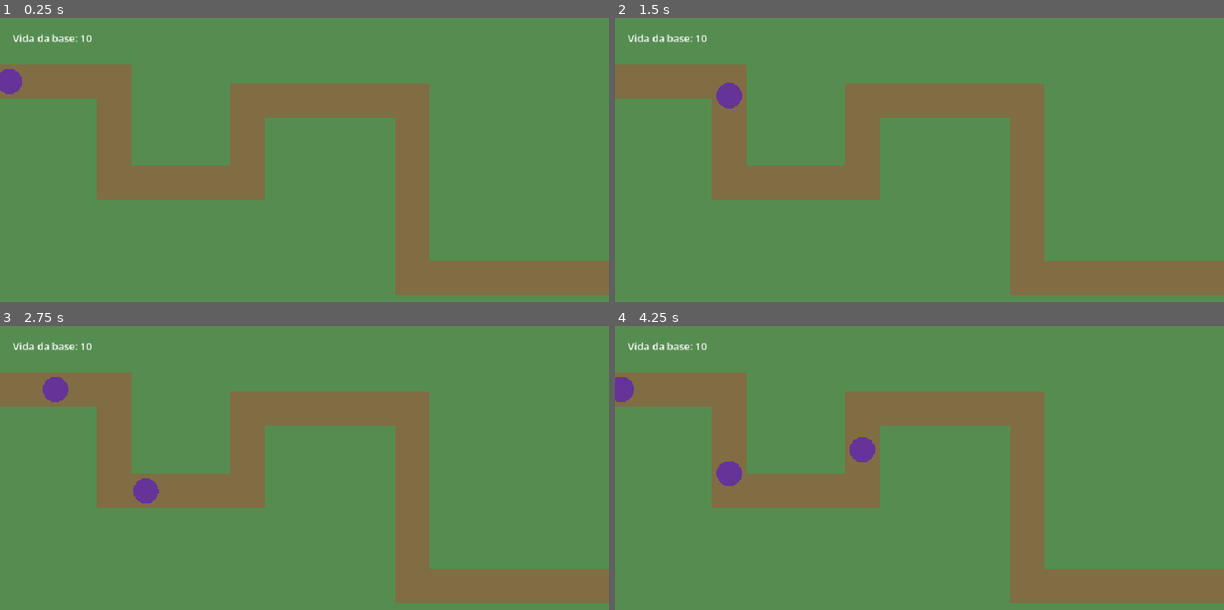
Above: before the commit, frames 1-4 (two rows, left to right).
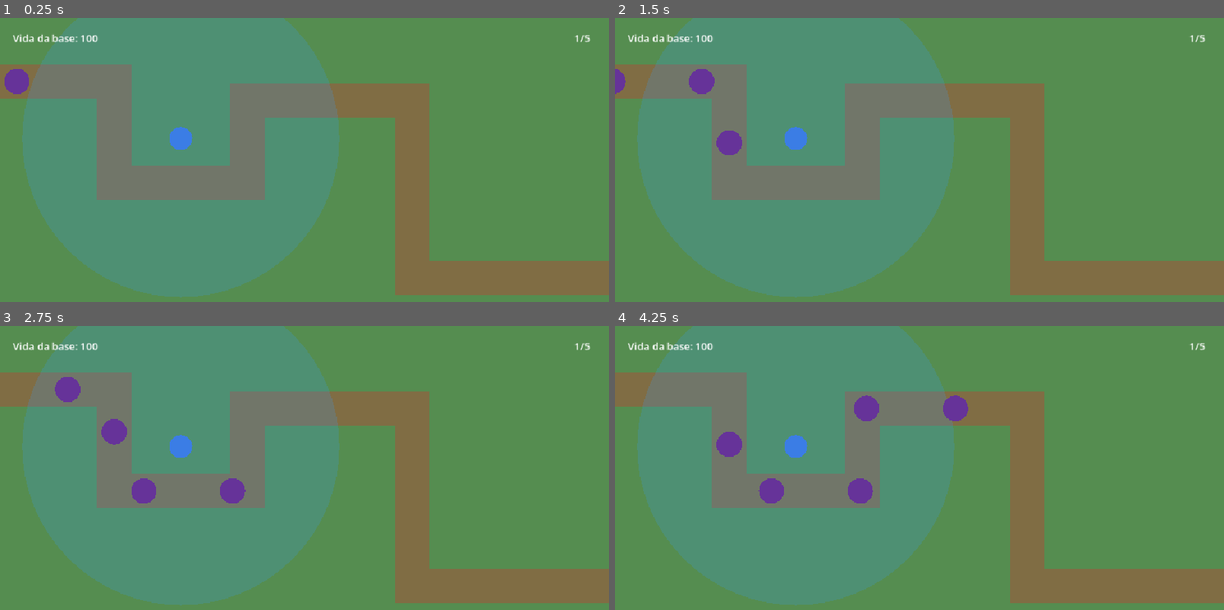
Above: after the commit, the same moments.

Repository: artdroids11/Tower-Defense-Godot-2D
Game: Godot game, scene res://main.tscn
The game is run twice, just before and just after one commit, with the same random seed, the same clock (stepped at 60 frames per second) and the same inputs. Before the commit the project has no main scene; this scene is started directly in both runs.
Inputs:
- Up to frame 1 (0.25 s): no input
- Up to frame 2 (1.5 s): no input
- Up to frame 3 (2.75 s): no input
- Up to frame 4 (4.25 s): no input

The runs differ from the first frame. In frame 1, 43% of the frame differs, in the area x 0-97%, y 0-99%; in frame 2, 43%; in frame 3, 42%; in frame 4, 43%.

Commit message:
Atualização do projeto: Implementação da Primeira Torre

Diff:
--- a/main.tscn
+++ b/main.tscn
@@ -1,7 +1,7 @@
 [gd_scene format=3 uid="uid://ckyro6se7irgx"]
 
 [ext_resource type="Script" uid="uid://dogk0qftcjlct" path="res://scripts/main.gd" id="1_ig7tw"]
-[ext_resource type="PackedScene" uid="uid://cisvoc7dd5hko" path="res://scenes/enemy.tscn" id="2_h2yge"]
+[ext_resource type="PackedScene" uid="uid://b14k3gjpt0awq" path="res://scenes/tower.tscn" id="2_0xm2m"]
 
 [node name="Main" type="Node2D" unique_id=1468530935]
 script = ExtResource("1_ig7tw")
@@ -10,8 +10,7 @@
 
 [node name="Path" type="Line2D" parent="." unique_id=1361094873]
 
-[node name="Enemy" parent="." unique_id=15578825 instance=ExtResource("2_h2yge")]
-position = Vector2(-20, 100)
+[node name="Tower" parent="." unique_id=663019341 instance=ExtResource("2_0xm2m")]
 
 [node name="CanvasLayer" type="CanvasLayer" parent="." unique_id=1791099738]
 
@@ -20,7 +19,19 @@
 offset_top = 20.0
 offset_right = 145.0
 offset_bottom = 43.0
-text = "Vida da base: 10"
+text = "Vida da base: 100"
+
+[node name="Waves" type="Label" parent="CanvasLayer" unique_id=1629436128]
+anchors_preset = 1
+anchor_left = 1.0
+anchor_right = 1.0
+offset_left = -55.0
+offset_top = 20.0
+offset_right = -30.0
+offset_bottom = 43.0
+grow_horizontal = 0
+horizontal_alignment = 2
+vertical_alignment = 3
 
 [node name="DefeatScreen" type="Control" parent="CanvasLayer" unique_id=1181951671]
 visible = false
--- a/project.godot
+++ b/project.godot
@@ -11,6 +11,7 @@
 [application]
 
 config/name="The Gurizations TD"
+run/main_scene="uid://ckyro6se7irgx"
 config/features=PackedStringArray("4.6", "GL Compatibility")
 config/icon="res://icon.svg"
 
@@ -19,6 +20,8 @@
 window/size/viewport_width=960
 window/size/viewport_height=540
 window/stretch/mode="canvas_items"
+window/stretch/aspect="expand"
+window/vsync/vsync_mode=0
 
 [physics]
 
--- a/scenes/enemy.tscn
+++ b/scenes/enemy.tscn
@@ -2,5 +2,5 @@
 
 [ext_resource type="Script" uid="uid://dtct6unq2gymg" path="res://scripts/enemy.gd" id="1_7p1mj"]
 
-[node name="Enemy" type="Node2D" unique_id=15578825]
+[node name="Enemy" type="Node2D" unique_id=15578825 groups=["enemies"]]
 script = ExtResource("1_7p1mj")
--- /dev/null
+++ b/scenes/tower.tscn
@@ -0,0 +1,6 @@
+[gd_scene format=3 uid="uid://b14k3gjpt0awq"]
+
+[ext_resource type="Script" uid="uid://bgrnh8jpjq52v" path="res://scripts/tower.gd" id="1_2x682"]
+
+[node name="Tower" type="Node2D" unique_id=663019341]
+script = ExtResource("1_2x682")
--- a/scripts/enemy.gd
+++ b/scripts/enemy.gd
@@ -2,13 +2,10 @@
 
 @export var enemy_color: Color = Color.REBECCA_PURPLE
 @export var radius: float = 20.0
-@export var speed: float = 150.0
+@export var speed: float = 200.0
 
 var path_points: PackedVector2Array
 var current_point_index: int = 0
-
-func _ready() -> void:
-	await get_parent()
 
 func _draw():
 	draw_circle(Vector2.ZERO, radius, enemy_color)
@@ -18,6 +15,7 @@
 		print("Inimigo chegou ao final da rota.")
 
 		get_parent().damage_base(1)
+		get_parent().enemies_alive -= 1
 
 		queue_free()
 		return
--- a/scripts/main.gd
+++ b/scripts/main.gd
@@ -15,16 +15,19 @@
 @onready var ground: Polygon2D = $Ground
 @onready var path: Line2D = $Path
 @onready var health_label: Label = $CanvasLayer/HealthLabel
+@onready var waves_label: Label = $CanvasLayer/Waves
 @onready var defeat_screen: Control = $CanvasLayer/DefeatScreen
 @onready var restart_button: Button = $CanvasLayer/DefeatScreen/Content/RestartButton
 
-var base_health: int = 10
+var base_health: int = 100
 
 var current_wave: int = 0
 var enemies_per_wave: int = 5
-var spwan_interval: float = .7
+var spawn_interval: float = .7
 var wave_interval: float = 2.0
 var game_over: bool = false
+var enemies_alive: int = 0
+var total_waves: int = 5
 
 func _ready():
 	ground.polygon = PackedVector2Array([
@@ -50,9 +53,6 @@
 
 	path.width = 54.0
 	path.default_color = Color("806d44ff")
-
-	$Enemy.path_points = path.points
-	$Enemy.current_point_index = 0
 
 	defeat_screen.hide()
 	restart_button.pressed.connect(_on_restart_button_pressed)
@@ -87,25 +87,46 @@
 	enemy.current_point_index = 0
 	enemy.global_position = path.points[0]
 
+	enemies_alive += 1
+
 func start_wave() -> void:
 	if game_over:
 		return
 
+	if current_wave >= total_waves:
+		print("Todas as ondas foram concluídas!")
+		return
+
 	current_wave += 1
 	print("Iniciando onda: ", current_wave)
+	waves_label.text = str(current_wave) + "/" + str(total_waves)
 
 	for i in range(enemies_per_wave):
 		if game_over:
 			return
 
 		spawn_enemy()
-		await get_tree().create_timer(wave_interval).timeout
+		await get_tree().create_timer(spawn_interval).timeout
 
 	print("Todos os inimigos da onda ", current_wave, " foram enviados.")
 	wait_and_start_next_wave()
 
 func wait_and_start_next_wave() -> void:
+	while enemies_alive > 0:
+		if game_over:
+			return
+		await get_tree().create_timer(.5).timeout
+
+	if game_over:
+		return
+
 	await get_tree().create_timer(wave_interval).timeout
 
-	if not game_over:
-		start_wave()
+	if game_over:
+		return
+
+	if current_wave >= total_waves:
+		print("Todas as ondas foram concluídas!")
+		return
+
+	start_wave()
--- /dev/null
+++ b/scripts/tower.gd
@@ -0,0 +1,61 @@
+extends Node2D
+
+@export var range: float = 250.0
+@export var tower_radius: float = 18.0
+
+var main:Node2D
+var enemies_in_range: Array[Node2D] = []
+var target: Node2D = null
+
+func _draw() -> void:
+	draw_circle(Vector2.ZERO, range, Color(0.2, 0.6, 1.0, 0.2))
+	draw_circle(Vector2.ZERO, tower_radius, Color(0.233, 0.491, 0.899, 1.0))
+
+func _ready() -> void:
+	position = Vector2(285, 190)
+	main = get_parent()
+
+func _process(_delta: float) -> void:
+	find_enemies_in_range()
+	select_target()
+
+func find_enemies_in_range() -> void:
+	var current_enemies: Array[Node2D] = []
+
+	for enemy in get_tree().get_nodes_in_group("enemies"):
+		if not is_instance_valid(enemy):
+			continue
+
+		var distance: float = global_position.distance_to(enemy.global_position)
+
+		if distance <= range:
+			current_enemies.append(enemy)
+
+			if not enemies_in_range.has(enemy):
+				print("Inimigo entrou no alcance!")
+		elif enemies_in_range.has(enemy):
+			print("Inimigo saiu do alcance!")
+
+	enemies_in_range = current_enemies
+
+func select_target() -> void:
+	var closest_enemy: Node2D = null
+	var closest_distance: float = range
+
+	for enemy in enemies_in_range:
+		if not is_instance_valid(enemy):
+			continue
+
+		var distance: float = global_position.distance_to(enemy.global_position)
+
+		if closest_distance == null or distance < closest_distance:
+			closest_distance = distance
+			closest_enemy = enemy
+
+	if target != closest_enemy:
+		target = closest_enemy
+
+		if target != null:
+			print("Alvo selecionado: ", target.name)
+		else:
+			print("Nenhum alvo no alcance")
Not shown, added: scripts/tower.gd.uid
